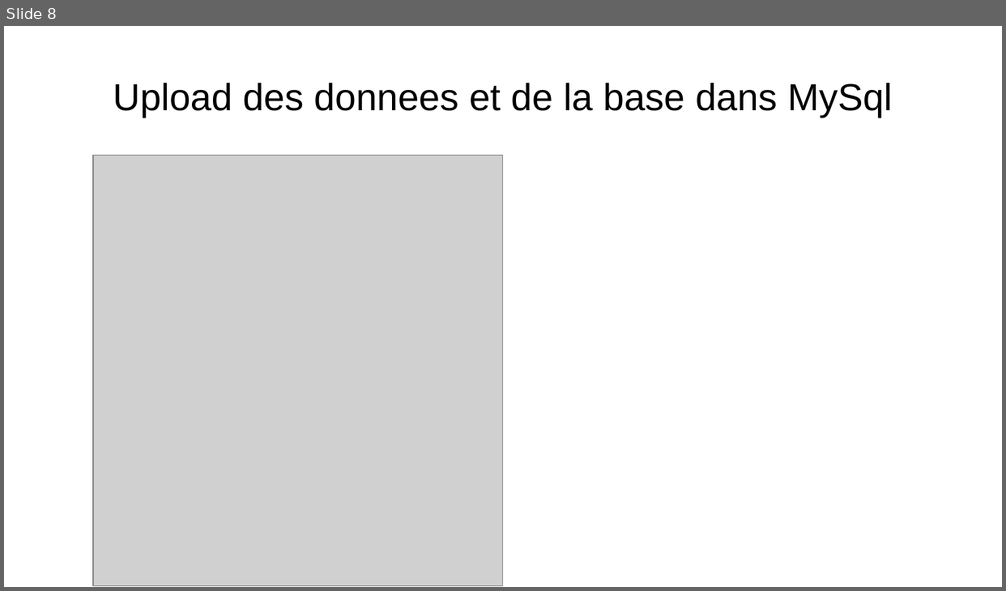
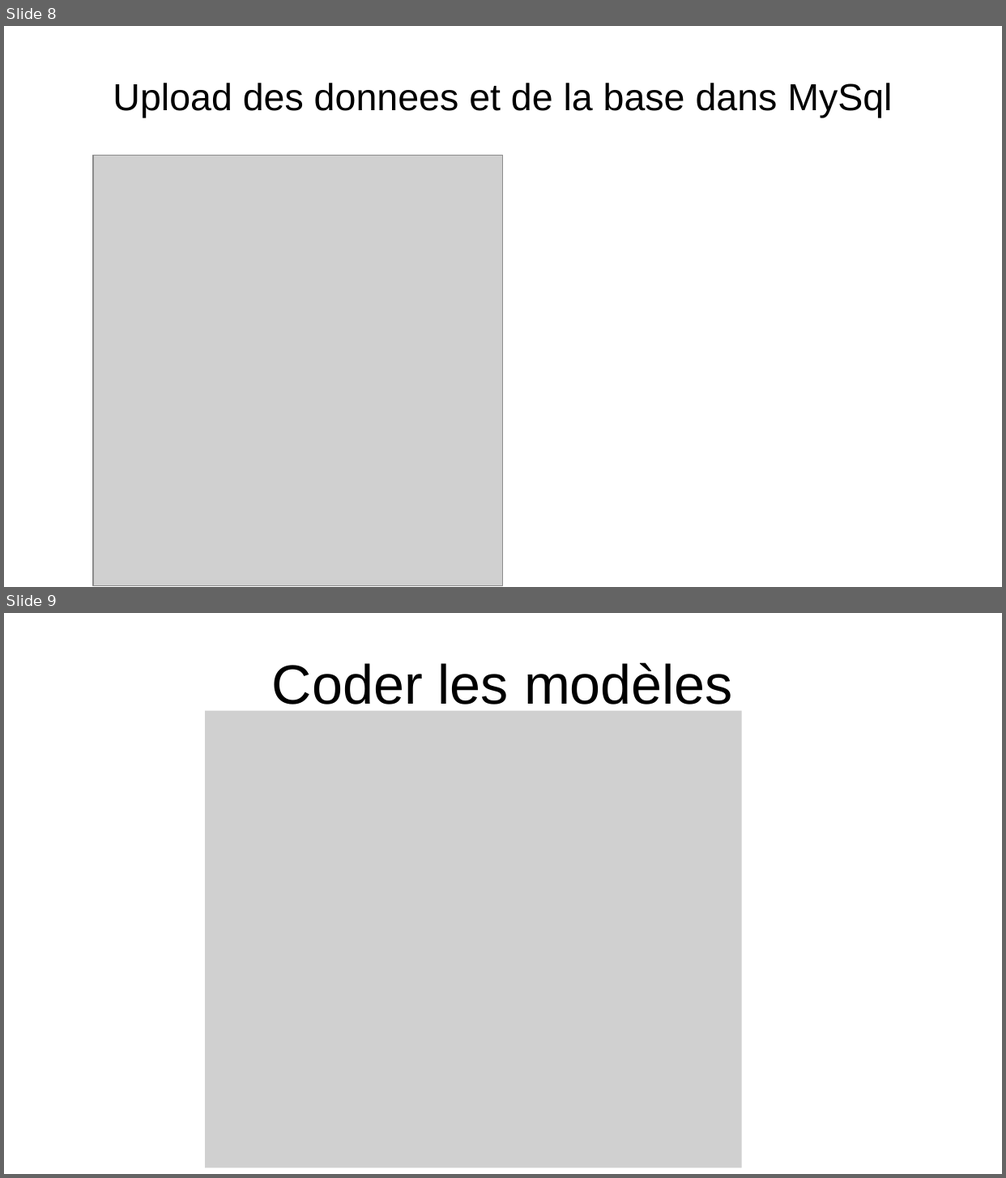
Before and after one commit to IARAKOTOARISON/ELECTION_AMERICAINE, a slide deck: ETAPES.odp. Shown one above the other, each under a label of ours: slide 8 before the commit, slides 8 and 9 after it. The pictures are 1006x591 and 1006x1178 pixels, drawn with LibreOffice and Linux fonts; fonts in the diff are those of the drawing; grey boxes stand for pictures. Boxes give left, top, right and bottom in pixels: in the first picture for what was removed or moved away, otherwise in the second. Text is boxed around its words. In the diff, an @@ line names an element or a change of style, - is before the commit and + after.

```diff
--- a/ETAPES.odp
+++ b/ETAPES.odp
@@ slide 9 added at <box>4,613,1002,1174</box>, background #FFFFFF @@
@@ title added at <box>272,662,733,714</box>, 44 pt, text #000000 @@
+Coder les modèles
@@ picture added at <box>205,711,742,1168</box> @@
```
Also in this commit, not shown: 8 other slides added, 2 other files.
